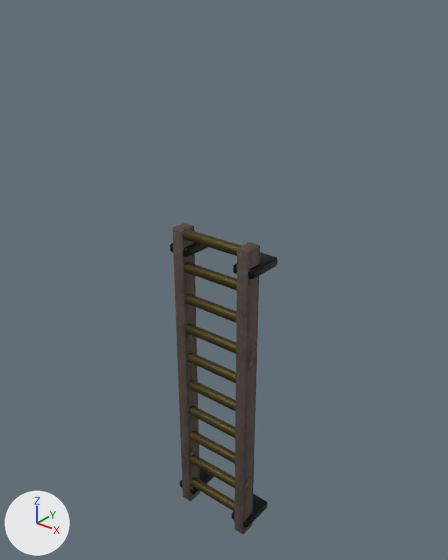
Before and after pictures for a commit that changed the Blender file assets/sources/expansion/ladder.blend.
Before and after are seen from a 50 mm lens placed at (2.97, -3.59, 4.86), pointed at (-0.06, 0.2, 2.51). Lighting does not change. The marker at lower left points along +X, +Y and +Z. The picture after the commit comes second.

Script lines for the objects in view, before the commit:
```python
me_柱体_017 = bpy.data.meshes.new('柱体.017')
me_柱体_017.from_pydata(...)  # 144 vertices, 122 faces; spans x -0.045..0.045, y -0.045..0.045, z -0.36..0.36
me_柱体_017.materials.append(mat_brass)
me_立方体_045 = bpy.data.meshes.new('立方体.045')
me_立方体_045.from_pydata(...)  # 56 vertices, 54 faces; spans x -0.06..0.06, y -0.08..0.08, z -1.5..1.5
me_立方体_045.polygons.foreach_set('use_smooth', [True] * 54)
me_立方体_045.materials.append(mat_wood)
me_立方体_046 = bpy.data.meshes.new('立方体.046')
me_立方体_046.from_pydata(...)  # 56 vertices, 54 faces; spans x -0.06..0.06, y -0.08..0.08, z -1.5..1.5
me_立方体_046.polygons.foreach_set('use_smooth', [True] * 54)
me_立方体_046.materials.append(mat_wood)
ob_wood_rail = bpy.data.objects.new('Wood rail', me_立方体_045)
ob_wood_rail.parent = ob_ladder
ob_wood_rail.location = (-0.34, 0.0, 1.5)
ob_wood_rail_001 = bpy.data.objects.new('Wood rail.001', me_立方体_046)
ob_wood_rail_001.parent = ob_ladder
ob_wood_rail_001.location = (0.34, 0.0, 1.5)
ob_worn_rung_005 = bpy.data.objects.new('Worn rung.005', me_柱体_017)
ob_worn_rung_005.parent = ob_ladder
ob_worn_rung_005.location = (0.0, -0.03, 1.75)
ob_worn_rung_005.rotation_euler = (0.0, 1.571, 0.0)  # degrees (0, 90, 0)
# also in view: 'Worn rung' at (0.0, -0.03, 0.25); 'Worn rung.007' at (0.0, -0.03, 2.35); 'Worn rung.003' at (0.0, -0.03, 1.15); 'Worn rung.006' at (0.0, -0.03, 2.05); 'Worn rung.008' at (0.0, -0.03, 2.65)
```
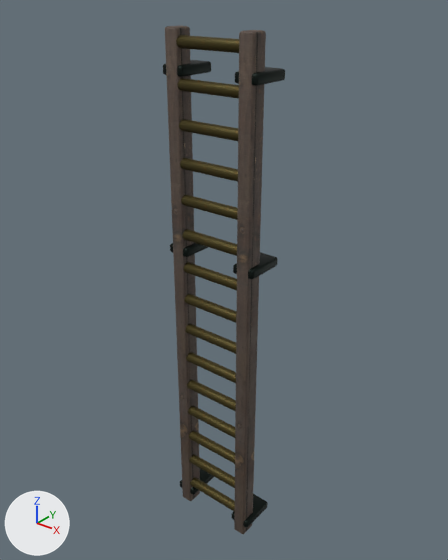
Where the newer file only moved an object's origin or applied its transform, the numbers keep the older frame.

The change, as a list of edits to the scene's bpy script:
```text
Change me_立方体_045:
    used by ob_wood_rail; parent = ob_ladder; location = (-0.34, 0.0, 1.5)
    remove me_立方体_045.from_pydata(...)  # 56 vertices, 54 faces; spans x -0.06..0.06, y -0.08..0.08, z -1.5..1.5
    add me_立方体_045.from_pydata(...)  # 56 vertices, 54 faces; spans x -0.06..0.06, y -0.08..0.08, z -1.5..3.05
    me_立方体_045 part 1: the whole mesh is scaled about its middle by (1, 1, 1.52), then moved by (0.0, 0.0, 0.78)
Change me_立方体_046:
    used by ob_wood_rail_001; parent = ob_ladder; location = (0.34, 0.0, 1.5)
    remove me_立方体_046.from_pydata(...)  # 56 vertices, 54 faces; spans x -0.06..0.06, y -0.08..0.08, z -1.5..1.5
    add me_立方体_046.from_pydata(...)  # 56 vertices, 54 faces; spans x -0.06..0.06, y -0.08..0.08, z -1.5..3.05
    me_立方体_046 part 2: the whole mesh is scaled about its middle by (1, 1, 1.52), then moved by (0.0, 0.0, 0.78)
Add me_cube_008:
    me_cube_008.from_pydata(...)  # 56 vertices, 54 faces; spans x -0.1..0.1, y -0.175..0.175, z -0.04..0.04
    me_cube_008.polygons.foreach_set('use_smooth', [True] * 54)
    me_cube_008.materials.append(mat_iron)
Add me_cylinder_014:
    me_cylinder_014.from_pydata(...)  # 144 vertices, 122 faces; spans x -0.045..0.045, y -0.045..0.045, z -0.36..0.36
    me_cylinder_014.materials.append(mat_brass)
Add ob_wall_bracket_005:
    ob_wall_bracket_005 = bpy.data.objects.new('Wall bracket.005', me_cube_008)
    ob_wall_bracket_005.parent = ob_ladder
    ob_wall_bracket_005.location = (0.34, 0.1, 4.25)
Add ob_wall_bracket_004:
    ob_wall_bracket_004 = bpy.data.objects.new('Wall bracket.004', me_cube_008.copy())
    ob_wall_bracket_004.parent = ob_ladder
    ob_wall_bracket_004.location = (-0.34, 0.1, 4.25)
Add ob_worn_rung_014:
    ob_worn_rung_014 = bpy.data.objects.new('Worn rung.014', me_cylinder_014)
    ob_worn_rung_014.parent = ob_ladder
    ob_worn_rung_014.location = (0.0, -0.03, 4.45)
    ob_worn_rung_014.rotation_euler = (0.0, 1.571, 0.0)  # degrees (0, 90, 0)
Add ob_worn_rung_013:
    ob_worn_rung_013 = bpy.data.objects.new('Worn rung.013', me_cylinder_014.copy())
    ob_worn_rung_013.parent = ob_ladder
    ob_worn_rung_013.location = (0.0, -0.03, 4.15)
    ob_worn_rung_013.rotation_euler = (0.0, 1.571, 0.0)  # degrees (0, 90, 0)
Add ob_worn_rung_012:
    ob_worn_rung_012 = bpy.data.objects.new('Worn rung.012', me_cylinder_014.copy())
    ob_worn_rung_012.parent = ob_ladder
    ob_worn_rung_012.location = (0.0, -0.03, 3.85)
    ob_worn_rung_012.rotation_euler = (0.0, 1.571, 0.0)  # degrees (0, 90, 0)
Add ob_worn_rung_011:
    ob_worn_rung_011 = bpy.data.objects.new('Worn rung.011', me_cylinder_014.copy())
    ob_worn_rung_011.parent = ob_ladder
    ob_worn_rung_011.location = (0.0, -0.03, 3.55)
    ob_worn_rung_011.rotation_euler = (0.0, 1.571, 0.0)  # degrees (0, 90, 0)
Add ob_worn_rung_010:
    ob_worn_rung_010 = bpy.data.objects.new('Worn rung.010', me_cylinder_014.copy())
    ob_worn_rung_010.parent = ob_ladder
    ob_worn_rung_010.location = (0.0, -0.03, 3.25)
    ob_worn_rung_010.rotation_euler = (0.0, 1.571, 0.0)  # degrees (0, 90, 0)
```

What differs and where, as boxes (x1, y1, x2, y2) in the pictures (448 x 560 px):
'Wood rail.001', rescaled (22% wider, 72% taller)
    before: (234, 242, 260, 534)
    after: (234, 30, 266, 534)
'Wood rail', rescaled (24% wider, 71% taller)
    before: (172, 223, 200, 501)
    after: (165, 26, 200, 501)
'Worn rung.014', added (brown)
    after: (176, 35, 239, 53)
'Worn rung.013', added (brown)
    after: (178, 78, 239, 99)
'Worn rung.012', added (brown)
    after: (179, 119, 238, 141)
'Worn rung.011', added (brown)
    after: (180, 158, 238, 182)
'Worn rung.010', added (brown)
    after: (181, 194, 238, 220)
'Wall bracket.005', added
    after: (235, 67, 285, 86)
'Wall bracket.004', added
    after: (163, 60, 211, 77)
